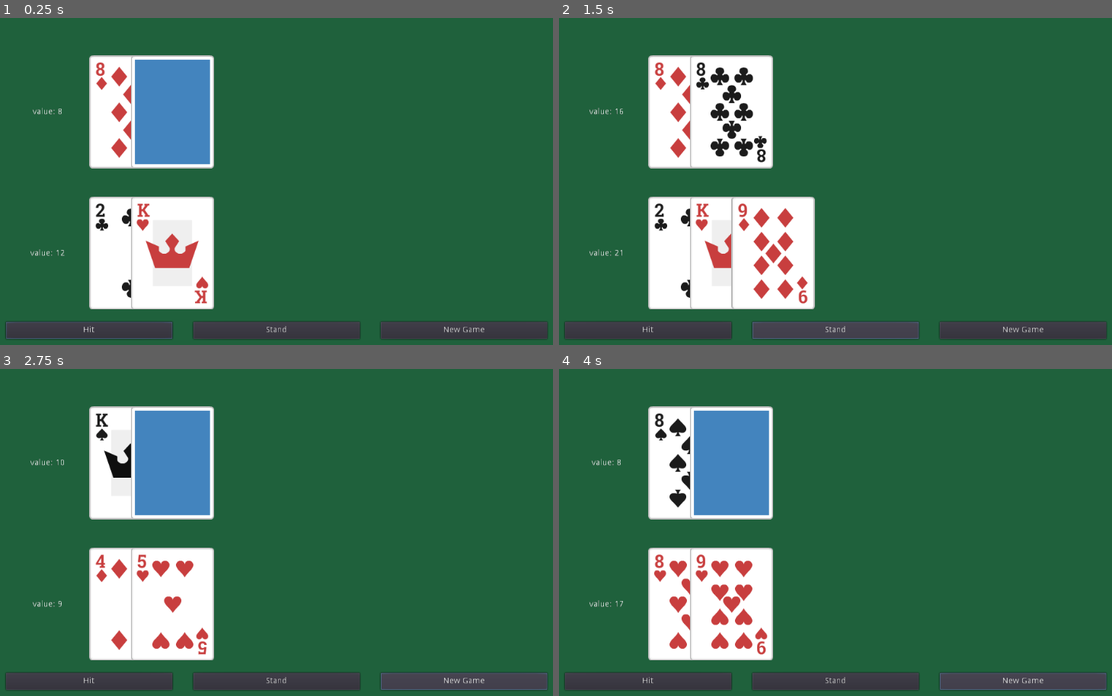
Above: before the commit, frames 1-4 (two rows, left to right).
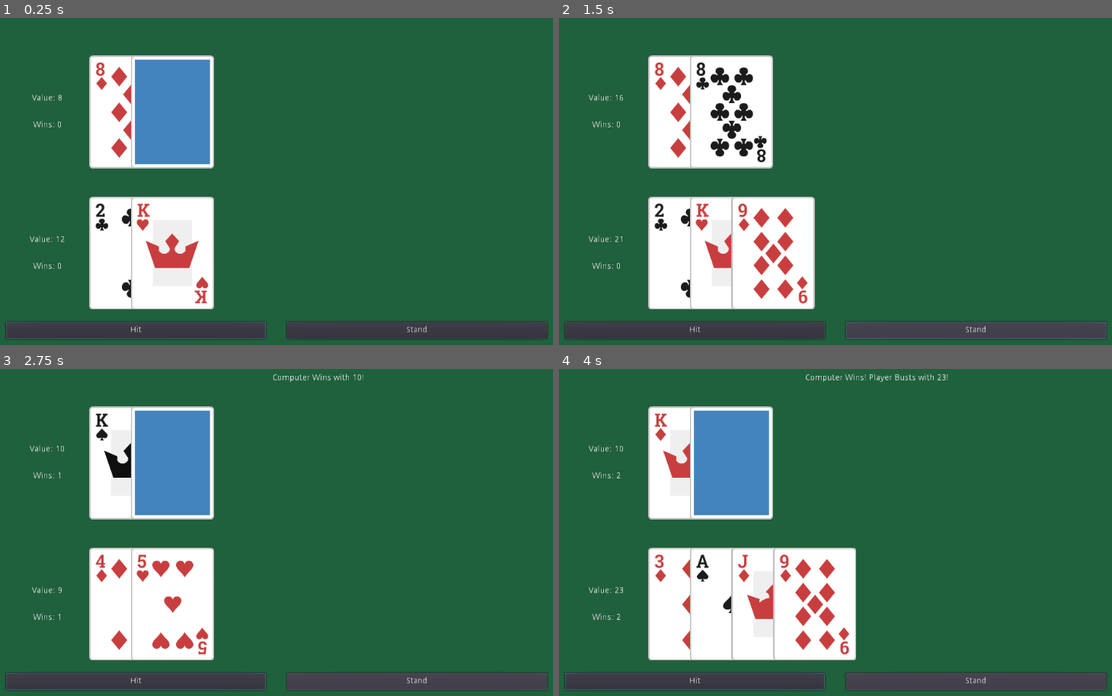
Above: after the commit, the same moments.

Repository: Jonathan-Talvacchio/blackjack
Game: Godot game, scene res://blackjack/Blackjack.tscn
Two runs of this game, one before a commit and one after it. Both use one fixed random seed, a clock stepped at 60 frames per second and the inputs below.
Inputs (mouse positions are in pixels of both pictures, inside the frame that each line leads up to):
- Up to frame 1 (0.25 s): no input
- Up to frame 2 (1.5 s): click "Hit" at 0.5 s; click "Stand" at 1.25 s
- Up to frame 3 (2.75 s): click (464, 682) at 2 s, where only the run before the commit has a clickable "New Game"
- Up to frame 4 (4 s): click (1023, 682) at 2.75 s, where only the run before the commit has a clickable "New Game"; tap Enter at 3.5, 3.6 s; hold Up from 3.53 s (still down)

The runs differ from the first frame. In frame 1, 1.1% of the frame differs, in the area x 5-88%, y 23-99%; in frame 2, 1.1%; in frame 3, 1.3%; in frame 4, 9.5%, in the area x 1-99%, y 1-99%.

Commit message:
added win counter

Diff:
--- a/blackjack/Blackjack.gd
+++ b/blackjack/Blackjack.gd
@@ -14,13 +14,11 @@
 export var new_game_delay:float = 2
 
 var active_player:int
-
+var computer_wins:int = 0
+var player_wins:int = 0
 
 func _ready() -> void:
 	_new_game()
-	# \/\/\/TEMP\/\/\/
-	$Buttons/MarginContainer/VBoxContainer/HitButton.grab_focus()
-	$Buttons2/MarginContainer/HBoxContainer/HitButton.grab_focus()
 
 
 # -----TEMP-----
@@ -35,8 +33,8 @@
 
 
 func _process(delta: float) -> void:
-	$Label.text = "value: %s" % $ComputerHand.shown_value
-	$Label2.text = "value: %s" % $PlayerHand.shown_value
+	$VBoxContainer/Label.text = "Value: %s" % $ComputerHand.shown_value
+	$VBoxContainer2/Label.text = "Value: %s" % $PlayerHand.shown_value
 
 
 """
@@ -100,12 +98,14 @@
 
 		$PlayerHand._set_event(Turn_Event.LOSE)
 		$ComputerHand._set_event(Turn_Event.WIN)
+		_set_win_text()
 		return # computer win
 	if _bust_check($ComputerHand):
 		$Label3.text = "Player Wins! Computer Busts with %s!" % computer_value
 
 		$PlayerHand._set_event(Turn_Event.WIN)
 		$ComputerHand._set_event(Turn_Event.LOSE)
+		_set_win_text()
 		return # player win
 
 	if computer_value > player_value:
@@ -113,6 +113,7 @@
 
 		$PlayerHand._set_event(Turn_Event.LOSE)
 		$ComputerHand._set_event(Turn_Event.WIN)
+		_set_win_text()
 		return # computer win
 	elif computer_value == player_value:
 		$Label3.text = "Tie Both at %s" % player_value
@@ -125,8 +126,17 @@
 
 	$PlayerHand._set_event(Turn_Event.WIN)
 	$ComputerHand._set_event(Turn_Event.LOSE)
+	_set_win_text()
 	# player win
 
+
+func _set_win_text():
+	if $PlayerHand._get_event() == Turn_Event.WIN:
+		player_wins += 1
+		$VBoxContainer2/Label2.text = "Wins: %s" % player_wins
+	elif $ComputerHand._get_event() == Turn_Event.WIN:
+		computer_wins += 1
+		$VBoxContainer/Label2.text = "Wins: %s" % computer_wins
 
 
 func _set_active_player(player: int):
@@ -143,6 +153,7 @@
 	$ComputerHand._set_event(Turn_Event.NONE)
 	$PlayerHand._set_event(Turn_Event.NONE)
 	CardData._reset_deck()
+	$Buttons/MarginContainer/HBoxContainer/HitButton.grab_focus()
 	emit_signal("new_game")
 
 
@@ -167,12 +178,13 @@
 			_hit(Players.PLAYER)
 			_bust_check($PlayerHand)
 
-	if _bust_check($PlayerHand):
-		_win_check()
-		# ---TEMP---
-		_game_timer_set(new_game_delay)
-		yield($GameTimer, "timeout")
-		_new_game()
+		if _bust_check($PlayerHand):
+			_set_active_player(Players.COMPUTER)
+			_win_check()
+			# ---TEMP---
+			_game_timer_set(new_game_delay)
+			yield($GameTimer, "timeout")
+			_new_game()
 
 
 func _on_StandButton_button_down() -> void:
--- a/blackjack/Blackjack.tscn
+++ b/blackjack/Blackjack.tscn
@@ -18,16 +18,60 @@
 [node name="GameTimer" type="Timer" parent="."]
 wait_time = 0.25
 
-[node name="Label" type="Label" parent="."]
+[node name="VBoxContainer" type="VBoxContainer" parent="."]
 margin_left = 70.0
 margin_top = 95.0
 margin_right = 210.0
 margin_bottom = 285.0
+custom_constants/separation = -100
+
+[node name="Label" type="Label" parent="VBoxContainer"]
+margin_right = 140.0
+margin_bottom = 145.0
+size_flags_horizontal = 3
+size_flags_vertical = 3
 text = "Value:"
 align = 1
 valign = 1
 
+[node name="Label2" type="Label" parent="VBoxContainer"]
+margin_top = 45.0
+margin_right = 140.0
+margin_bottom = 190.0
+size_flags_horizontal = 3
+size_flags_vertical = 3
+text = "Wins: 0"
+align = 1
+valign = 1
+
+[node name="VBoxContainer2" type="VBoxContainer" parent="."]
+margin_left = 70.0
+margin_top = 333.0
+margin_right = 210.0
+margin_bottom = 523.0
+custom_constants/separation = -100
+
+[node name="Label" type="Label" parent="VBoxContainer2"]
+margin_right = 140.0
+margin_bottom = 145.0
+size_flags_horizontal = 3
+size_flags_vertical = 3
+text = "Value:"
+align = 1
+valign = 1
+
+[node name="Label2" type="Label" parent="VBoxContainer2"]
+margin_top = 45.0
+margin_right = 140.0
+margin_bottom = 190.0
+size_flags_horizontal = 3
+size_flags_vertical = 3
+text = "Wins: 0"
+align = 1
+valign = 1
+
 [node name="Label2" type="Label" parent="."]
+visible = false
 margin_left = 70.0
 margin_top = 333.0
 margin_right = 210.0
@@ -45,89 +89,45 @@
 
 [node name="Buttons" type="Control" parent="."]
 editor/display_folded = true
-visible = false
-margin_top = 95.0
-margin_right = 118.0
-margin_bottom = 523.0
-
-[node name="MarginContainer" type="MarginContainer" parent="Buttons"]
-anchor_right = 1.0
-anchor_bottom = 1.0
-margin_left = 20.0
-margin_top = 20.0
-margin_right = -20.0
-margin_bottom = -20.0
-
-[node name="VBoxContainer" type="VBoxContainer" parent="Buttons/MarginContainer"]
-margin_right = 82.0
-margin_bottom = 388.0
-custom_constants/separation = 35
-
-[node name="HitButton" parent="Buttons/MarginContainer/VBoxContainer" instance=ExtResource( 3 )]
-anchor_right = 0.0
-anchor_bottom = 0.0
-margin_right = 82.0
-margin_bottom = 106.0
-text = "Hit"
-
-[node name="StandButton" parent="Buttons/MarginContainer/VBoxContainer" instance=ExtResource( 3 )]
-anchor_right = 0.0
-anchor_bottom = 0.0
-margin_top = 141.0
-margin_right = 82.0
-margin_bottom = 247.0
-text = "Stand"
-
-[node name="NewButton" parent="Buttons/MarginContainer/VBoxContainer" instance=ExtResource( 3 )]
-anchor_right = 0.0
-anchor_bottom = 0.0
-margin_top = 282.0
-margin_right = 82.0
-margin_bottom = 388.0
-text = "New Game"
-
-[node name="Buttons2" type="Control" parent="."]
 margin_left = 70.0
 margin_top = 543.0
 margin_right = 980.0
 margin_bottom = 572.0
 
-[node name="MarginContainer" type="MarginContainer" parent="Buttons2"]
+[node name="MarginContainer" type="MarginContainer" parent="Buttons"]
 anchor_right = 1.0
 anchor_bottom = 1.0
 
-[node name="HBoxContainer" type="HBoxContainer" parent="Buttons2/MarginContainer"]
+[node name="HBoxContainer" type="HBoxContainer" parent="Buttons/MarginContainer"]
 margin_right = 910.0
 margin_bottom = 29.0
 custom_constants/separation = 35
 
-[node name="HitButton" parent="Buttons2/MarginContainer/HBoxContainer" instance=ExtResource( 3 )]
+[node name="HitButton" parent="Buttons/MarginContainer/HBoxContainer" instance=ExtResource( 3 )]
 anchor_right = 0.0
 anchor_bottom = 0.0
-margin_right = 280.0
+margin_right = 437.0
 margin_bottom = 29.0
 text = "Hit"
 
-[node name="StandButton" parent="Buttons2/MarginContainer/HBoxContainer" instance=ExtResource( 3 )]
+[node name="StandButton" parent="Buttons/MarginContainer/HBoxContainer" instance=ExtResource( 3 )]
 anchor_right = 0.0
 anchor_bottom = 0.0
-margin_left = 315.0
-margin_right = 595.0
+margin_left = 472.0
+margin_right = 910.0
 margin_bottom = 29.0
 text = "Stand"
 
-[node name="NewButton" parent="Buttons2/MarginContainer/HBoxContainer" instance=ExtResource( 3 )]
+[node name="NewButton" parent="Buttons/MarginContainer/HBoxContainer" instance=ExtResource( 3 )]
+visible = false
 anchor_right = 0.0
 anchor_bottom = 0.0
 margin_left = 630.0
 margin_right = 910.0
 margin_bottom = 29.0
 text = "New Game"
+[connection signal="new_game" from="." to="ComputerHand" method="_on_Blackjack_new_game"]
 [connection signal="new_game" from="." to="PlayerHand" method="_on_Blackjack_new_game"]
-[connection signal="new_game" from="." to="ComputerHand" method="_on_Blackjack_new_game"]
-[connection signal="button_down" from="Buttons/MarginContainer/VBoxContainer/HitButton" to="." method="_on_HitButton_button_down"]
-[connection signal="button_down" from="Buttons/MarginContainer/VBoxContainer/StandButton" to="." method="_on_StandButton_button_down"]
-[connection signal="button_down" from="Buttons/MarginContainer/VBoxContainer/NewButton" to="." method="_on_NewButton_button_down"]
-[connection signal="button_down" from="Buttons2/MarginContainer/HBoxContainer/HitButton" to="." method="_on_HitButton_button_down"]
-[connection signal="button_down" from="Buttons2/MarginContainer/HBoxContainer/StandButton" to="." method="_on_StandButton_button_down"]
-[connection signal="button_down" from="Buttons2/MarginContainer/HBoxContainer/NewButton" to="." method="_on_NewButton_button_down"]
+[connection signal="button_down" from="Buttons/MarginContainer/HBoxContainer/HitButton" to="." method="_on_HitButton_button_down"]
+[connection signal="button_down" from="Buttons/MarginContainer/HBoxContainer/StandButton" to="." method="_on_StandButton_button_down"]
+[connection signal="button_down" from="Buttons/MarginContainer/HBoxContainer/NewButton" to="." method="_on_NewButton_button_down"]
